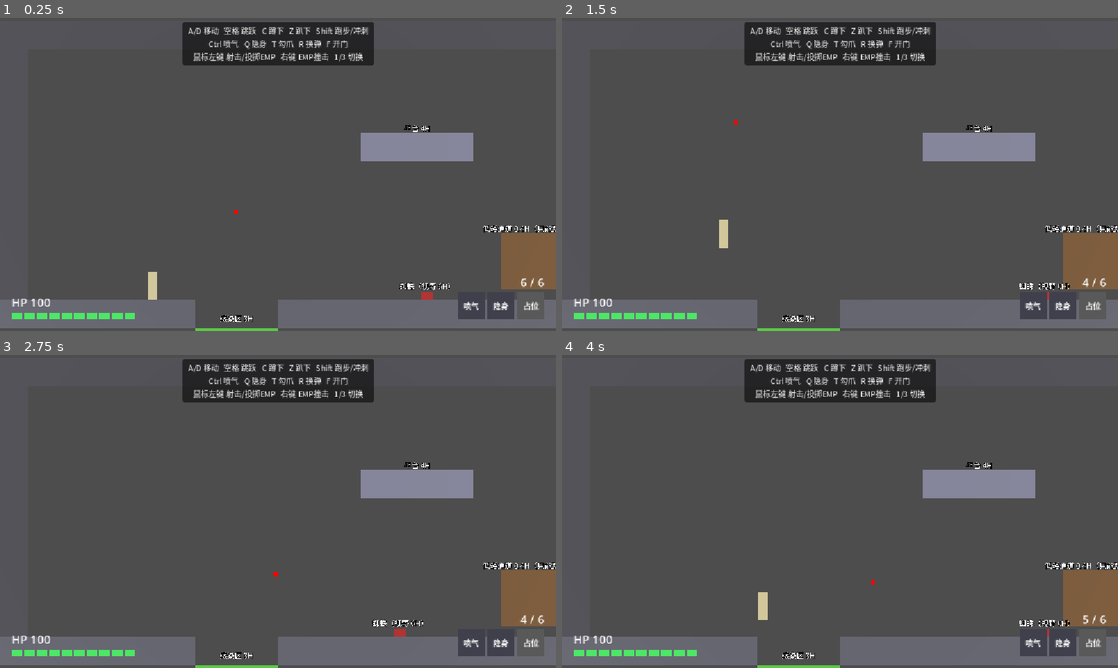
Above: before the commit, frames 1-4 (two rows, left to right).
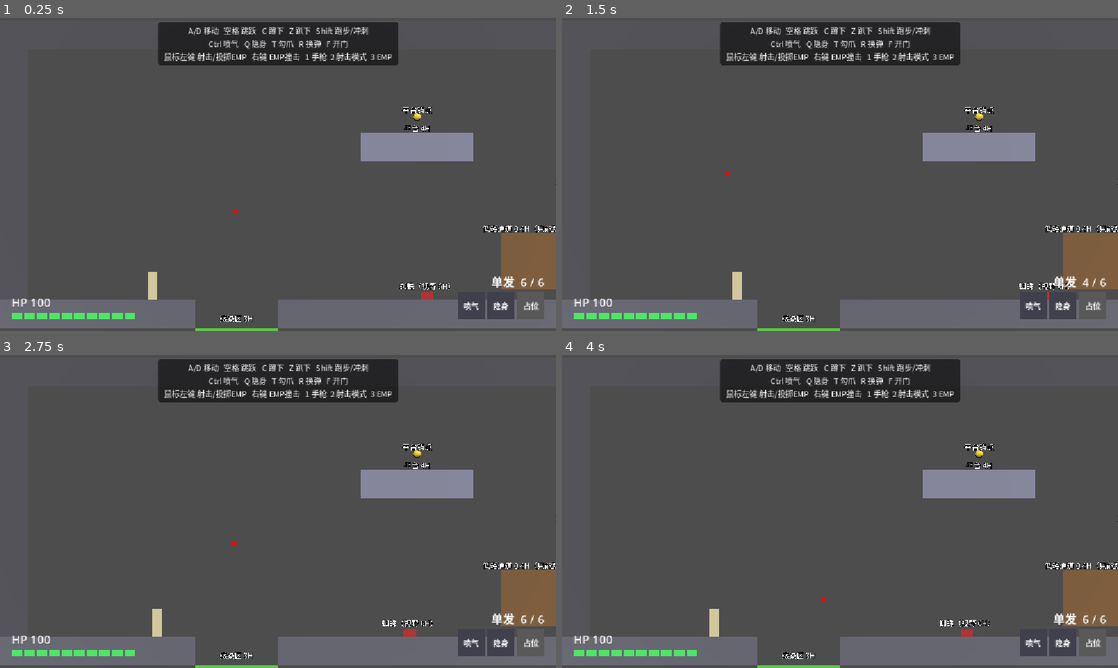
Above: after the commit, the same moments.

Repository: redleaf05812/yx01-prototype
Game: Godot game, scene res://scenes/room_01.tscn
The game is run twice, just before and just after one commit, with the same random seed, the same clock (stepped at 60 frames per second) and the same inputs.
Inputs (mouse positions are in pixels of both pictures, inside the frame that each line leads up to):
- Up to frame 1 (0.25 s): no input
- Up to frame 2 (1.5 s): tap Enter at 0.5 s; move the mouse to (962, 158) at 0.52 s; hold D (move_right) 0.53-1.28 s; hold C (crouch) 0.53-1.28 s; tap Space (jump) at 0.77, 1.07 s; click (962, 158) at 0.8 s; move the mouse to (728, 190) at 1.27 s; hold A (move_left) from 1.28 s (still down); click (728, 190) at 1.35 s
- Up to frame 3 (2.75 s): tap Space (jump) at 1.52, 1.82 s; tap T (grapple) at 1.55, 2.1 s; move the mouse to (333, 442) at 2.02 s; release A (move_left) at 2.03 s; hold D (move_right) from 2.03 s (still down); hold Shift (run) from 2.03 s (still down)
- Up to frame 4 (4 s): move the mouse to (812, 574) at 2.77 s; release Shift (run) at 2.78 s; tap Shift (run) at 2.85 s; click (812, 574) at 2.92 s; tap Space (jump) at 3.02, 3.32, 3.77, 3.8 s; tap 2 (fire_mode, bound only after the commit) at 3.05, 3.6 s; move the mouse to (1006, 558) at 3.52 s; release D (move_right) at 3.53 s; hold A (move_left) from 3.53 s (still down)

The runs differ from the first frame. In frame 1, 2.0% of the frame differs, in the area x 28-100%, y 1-87%; in frame 2, 2.3%; in frame 3, 2.4%; in frame 4, 2.6%, in the area x 26-100%, y 1-90%.

Commit message:
Jump feel (variable height, fast fall, coyote time, jump buffer); grapple anchors as separate objects with hold; walk/run/crouch/crawl speeds; triple-shot fire mode with recoil

Diff:
--- a/scripts/game_config.gd
+++ b/scripts/game_config.gd
@@ -10,15 +10,20 @@
 const H := 1.8                          # 1H = 180 uu
 
 # ---- 玩家移动 ----
-var walk_speed := 2.25                  # 225 uu/s
-var run_speed := 5.62                   # 562 uu/s
-var crouch_speed := 1.35                # 135 uu/s
-var crawl_speed := 0.67                 # 67 uu/s
+var walk_speed := 3.6                   # 自定：原 2.25 太慢，改为 2 H/s
+var run_speed := 3.96                   # 自定：走路 × 1.1
+var crouch_speed := 2.88                # 自定：走路 × 0.8
+var crawl_speed := 2.16                 # 自定：走路 × 0.6
 var jump_velocity := 11.62              # 1162 uu/s (一段跳 1H)
 var gravity := 37.5                     # 3750 uu/s²
 var dash_speed := 16.87                 # 1687 uu/s
 var dash_time := 0.15                   # s
 var dash_cooldown := 0.5                # s
+# 跳跃手感（Metroidvania 式，自定）：满跳高度不变，只改松键截断、下落速度、容错
+var jump_cut_multiplier := 0.5          # 松开跳跃键时上升速度 × 此值（可变跳高）
+var fall_gravity_multiplier := 1.6      # 下落时重力 × 此值（下落更快，手感更干脆）
+var coyote_time := 0.1                  # 离开平台后仍可起跳的时间 (s)
+var jump_buffer_time := 0.1             # 落地前提前按跳跃，落地后自动起跳 (s)
 
 # ---- 玩家体型 (米) ----
 var stand_height := 1.8                 # 1H
@@ -54,6 +59,13 @@
 var pistol_range := 9.0                 # 900 uu (5H)
 var pistol_fire_interval := 0.35        # s
 var pistol_magazine := 6
+# 三连发 / 后坐力（自定）
+var triple_spread_deg := 3.0            # 三连发扇形：左右各偏 3°
+var triple_fire_interval := 0.5         # 三连发射速 (s)
+var recoil_single := 0.05               # 单发后坐力：枪口上抬 (rad，约 2.9°)
+var recoil_triple := 0.09               # 三连发后坐力 (rad，约 5.2°)
+var recoil_max := 0.25                  # 后坐力上限 (rad，约 14°)
+var recoil_recover_per_sec := 0.5       # 后坐力回落速度 (rad/s)
 var reload_time := 1.2                  # s
 
 # ---- EMP ----
--- a/scripts/hud.gd
+++ b/scripts/hud.gd
@@ -36,7 +36,7 @@
 	hint_style.content_margin_bottom = 6
 	hint_panel.add_theme_stylebox_override("panel", hint_style)
 	var hint := Label.new()
-	hint.text = "A/D 移动   空格 跳跃   C 蹲下   Z 趴下   Shift 跑步/冲刺\nCtrl 喷气   Q 隐身   T 勾爪   R 换弹   F 开门\n鼠标左键 射击/投掷EMP   右键 EMP撞击   1/3 切换"
+	hint.text = "A/D 移动   空格 跳跃   C 蹲下   Z 趴下   Shift 跑步/冲刺\nCtrl 喷气   Q 隐身   T 勾爪   R 换弹   F 开门\n鼠标左键 射击/投掷EMP   右键 EMP撞击   1 手枪  2 射击模式  3 EMP"
 	hint.add_theme_font_override("font", Config.cjk_font)
 	hint.add_theme_font_size_override("font_size", 16)
 	hint.horizontal_alignment = HORIZONTAL_ALIGNMENT_CENTER
@@ -114,7 +114,8 @@
 	elif _player.reloading:
 		_ammo_label.text = "换弹中"
 	else:
-		_ammo_label.text = "%d / %d" % [_player.ammo, Config.pistol_magazine]
+		var mode := "三连发" if _player.fire_mode == 1 else "单发"
+		_ammo_label.text = "%s  %d / %d" % [mode, _player.ammo, Config.pistol_magazine]
 
 	_slot_overlays[0].anchor_bottom = clampf(_player.jet_cd_left / Config.jet_cooldown, 0.0, 1.0)
 	_slot_overlays[1].anchor_bottom = clampf(_player.stealth_cd_left / Config.stealth_internal_cooldown, 0.0, 1.0)
--- a/scripts/player.gd
+++ b/scripts/player.gd
@@ -54,6 +54,16 @@
 var _marker_mat: StandardMaterial3D
 var _rope: MeshInstance3D
 var _rope_mesh: ImmediateMesh
+var _grapple_hold := false   # 已勾住：静止挂在锚点上
+var _hold_pos := Vector3.ZERO
+
+# 跳跃容错
+var _coyote_left := 0.0
+var _jump_buffer_left := 0.0
+
+# 射击
+var fire_mode := 0    # 0 = 单发, 1 = 三连发
+var _recoil := 0.0    # 后坐力：枪口上抬的弧度
 
 
 func _ready() -> void:
@@ -82,6 +92,7 @@
 	_add_action("interact", [KEY_F])
 	_add_action("slot_pistol", [KEY_1])
 	_add_action("slot_emp", [KEY_3])
+	_add_action("fire_mode", [KEY_2])
 	_add_mouse_action("fire", MOUSE_BUTTON_LEFT)
 	_add_mouse_action("alt_fire", MOUSE_BUTTON_RIGHT)
 
@@ -202,6 +213,7 @@
 
 func _update_combat(delta: float) -> void:
 	_fire_cd = maxf(0.0, _fire_cd - delta)
+	_recoil = move_toward(_recoil, 0.0, Config.recoil_recover_per_sec * delta)
 	if reloading:
 		_reload_left -= delta
 		if _reload_left <= 0.0:
@@ -212,6 +224,8 @@
 		kind = 0
 	if Input.is_action_just_pressed("slot_emp"):
 		kind = 1
+	if Input.is_action_just_pressed("fire_mode"):
+		fire_mode = 1 - fire_mode
 
 	# 换弹：耗 1 格电，动作 1.2 s；电量不足 1 格不能换弹
 	if Input.is_action_just_pressed("reload") and kind == 0 and not reloading \
@@ -231,14 +245,28 @@
 			_throw_emp(true)
 
 
-# 手枪：瞬时命中（射线），第一个命中的蜘蛛扣血；门和墙挡住子弹
+# 手枪：瞬时命中（射线）。单发：一颗；三连发：三颗扇形，同样只耗 1 发弹药。
+# 后坐力：每次射击枪口向上抬一点，松开后逐渐回落。
 func _fire_pistol() -> void:
 	ammo -= 1
-	_fire_cd = Config.pistol_fire_interval
 	break_stealth()  # 隐身中开枪立刻破隐
 	var chest := _chest()
-	var end: Vector3 = chest + _aim_dir(chest) * Config.pistol_range
-	var q := PhysicsRayQueryParameters3D.create(chest, end)
+	var base := _aim_dir(chest)
+	if fire_mode == 0:
+		_fire_cd = Config.pistol_fire_interval
+		_shoot(chest, _kicked(base, 0.0))
+		_recoil = minf(_recoil + Config.recoil_single, Config.recoil_max)
+	else:
+		_fire_cd = Config.triple_fire_interval
+		var spread := deg_to_rad(Config.triple_spread_deg)
+		for a in [-spread, 0.0, spread]:
+			_shoot(chest, _kicked(base, a))
+		_recoil = minf(_recoil + Config.recoil_triple, Config.recoil_max)
+
+
+func _shoot(from: Vector3, dir: Vector3) -> void:
+	var end := from + dir * Config.pistol_range
+	var q := PhysicsRayQueryParameters3D.create(from, end)
 	q.exclude = [get_rid()]
 	var hit := get_world_3d().direct_space_state.intersect_ray(q)
 	if not hit.is_empty():
@@ -246,7 +274,14 @@
 		var target = hit.collider
 		if target.has_method("take_hit"):
 			target.take_hit(Config.pistol_damage)
-	_spawn_tracer(chest, end)
+	_spawn_tracer(from, end)
+
+
+# 方向 = 原方向旋转扇形偏移 + 向上的后坐力（不论朝左朝右，后坐力都是往上抬）
+func _kicked(dir: Vector3, spread_rad: float) -> Vector3:
+	var side := signf(dir.x) if dir.x != 0.0 else _facing
+	var a := spread_rad + _recoil * side
+	return Vector3(dir.x * cos(a) - dir.y * sin(a), dir.x * sin(a) + dir.y * cos(a), 0.0).normalized()
 
 
 # 子弹轨迹：一闪而过的细条
@@ -377,21 +412,31 @@
 
 
 func _grapple_step(_delta: float) -> void:
-	var to := _grapple_target - global_position
+	# 拉向锚点（用胸口对准锚点）；到达或撞到东西就停下，进入「静止悬挂」状态
+	var to := _grapple_target - _chest()
 	to.z = 0.0
 	if to.length() <= Config.grapple_arrive_distance:
-		_end_grapple()
+		_grab()
 		return
 	velocity = to.normalized() * Config.grapple_speed
 	velocity.z = 0.0
 	move_and_slide()
 	global_position.z = 0.0
 	if get_slide_collision_count() > 0:
-		_end_grapple()
+		_grab()
+
+
+# 勾住后：完全静止（不受重力、不能移动），直到再按 T 松开或按跳跃起跳
+func _grab() -> void:
+	_grapple_active = false
+	_grapple_hold = true
+	_hold_pos = global_position
+	velocity = Vector3.ZERO
 
 
 func _end_grapple() -> void:
 	_grapple_active = false
+	_grapple_hold = false
 	velocity = Vector3.ZERO
 
 
@@ -415,7 +460,21 @@
 	_iframes_left = maxf(0.0, _iframes_left - delta)
 
 	_update_aim()
-	if not _grapple_active and Input.is_action_just_pressed("grapple") and _anchor_valid and not in_tunnel:
+	if _grapple_hold:
+		if Input.is_action_just_pressed("grapple"):
+			_grapple_hold = false  # 再按 T 松开，自由下落
+			_update_rope()
+			return
+		if Input.is_action_just_pressed("jump") and not in_tunnel:
+			_grapple_hold = false  # 按跳跃松开：直接起跳（不耗电）
+			_coyote_left = Config.coyote_time
+			_jumps_left = 2
+		else:
+			velocity = Vector3.ZERO
+			global_position = _hold_pos
+			_update_rope()
+			return
+	if not _grapple_active and not _grapple_hold and Input.is_action_just_pressed("grapple") and _anchor_valid and not in_tunnel:
 		_grapple_active = true
 		_grapple_target = _anchor
 	if _grapple_active:
@@ -464,15 +523,33 @@
 		battery -= Config.jet_battery_cost  # 每次喷气扣 3 格（启动门槛 >= 3 保证不会扣成负数）
 		_jet_dir = _facing
 
+	# 跳跃缓冲 / 土狼时间：离开平台后短时间内仍可起跳；落地前按的跳跃会在落地后执行
+	_coyote_left = maxf(0.0, _coyote_left - delta)
+	if is_on_floor():
+		_coyote_left = Config.coyote_time
+	if Input.is_action_just_pressed("jump"):
+		_jump_buffer_left = Config.jump_buffer_time
+	else:
+		_jump_buffer_left = maxf(0.0, _jump_buffer_left - delta)
+
 	# 跳跃：地面一段 1H；空中二段（总高 2H）需要有电
-	if Input.is_action_just_pressed("jump") and _posture != Posture.PRONE and _jumps_left > 0 \
-			and (is_on_floor() or has_power) and not in_tunnel:
+	if _jump_buffer_left > 0.0 and _posture != Posture.PRONE and _jumps_left > 0 \
+			and (is_on_floor() or _coyote_left > 0.0 or has_power) and not in_tunnel:
 		velocity.y = Config.jump_velocity
 		_jumps_left -= 1
-
-	# 重力
+		_jump_buffer_left = 0.0
+		_coyote_left = 0.0
+
+	# 可变跳高：松开跳跃键时上升被截短
+	if Input.is_action_just_released("jump") and velocity.y > 0.0:
+		velocity.y *= Config.jump_cut_multiplier
+
+	# 重力：下落更快（上升高度不变）
 	if not is_on_floor():
-		velocity.y -= Config.gravity * delta
+		var g := Config.gravity
+		if velocity.y < 0.0:
+			g *= Config.fall_gravity_multiplier
+		velocity.y -= g * delta
 	elif velocity.y < 0.0:
 		velocity.y = 0.0
 
--- a/scripts/room_builder.gd
+++ b/scripts/room_builder.gd
@@ -6,8 +6,6 @@
 
 const COLS := 36
 
-# 只有这些表面可以被勾爪钩住（墙、地、天花板、门不行）
-const GRAPPLE_ANCHORS := ["Platform", "Barrier"]  # 隧道顶不可勾
 const ROWS := 11
 
 # 低矮通道（隧道）占第 18–19 列，净高 0.4H。蜘蛛不能进入。
@@ -30,6 +28,7 @@
 const COLOR_TUNNEL := Color(0.55, 0.4, 0.25)   # .. 低矮通道顶
 const COLOR_INFECTED := Color(0.4, 0.9, 0.3)   # ~ 感染区
 const COLOR_DOOR := Color(0.6, 0.2, 0.8)       # || 侵蚀的门
+const COLOR_ANCHOR := Color(1.0, 0.85, 0.2)    # 勾爪锚点（独立小球）
 
 var H: float
 
@@ -41,14 +40,13 @@
 	_build_kill_zone()
 	_build_tunnel_zone()
 	_build_spider()
+	_build_anchors()
 
 
 # 通用：生成一个带碰撞的长方体。x0..x1, y0..y1 为米，z 厚度 1 格。
 func _add_box(x0: float, x1: float, y0: float, y1: float, color: Color, label: String) -> void:
 	var body := StaticBody3D.new()
 	body.name = label
-	if label in GRAPPLE_ANCHORS:
-		body.add_to_group("grapple_anchor")
 	var depth := H
 	var size := Vector3(x1 - x0, y1 - y0, depth)
 	var center := Vector3((x0 + x1) * 0.5, (y0 + y1) * 0.5, 0.0)
@@ -122,6 +120,37 @@
 	_build_door()
 
 
+# 勾爪锚点：独立小球，只有它们能被勾住（墙、地、平台、阻拦点本身都不能勾）
+func _build_anchors() -> void:
+	_add_anchor(Vector3(15 * H, (ROWS - 4) * H + 1.0, 0.0), "平台锚点")
+	_add_anchor(Vector3(24 * H, 1.8 + 3 * H + 1.0, 0.0), "阻拦点锚点")
+	_add_anchor(Vector3(20.5 * H, 1.8 + 4 * H, 0.0), "空中锚点")
+
+
+func _add_anchor(pos: Vector3, label: String) -> void:
+	var r := 0.25
+	var body := StaticBody3D.new()
+	body.name = "GrappleAnchor"
+	body.add_to_group("grapple_anchor")
+	body.position = pos
+	var mat := StandardMaterial3D.new()
+	mat.albedo_color = COLOR_ANCHOR
+	var sphere := SphereMesh.new()
+	sphere.radius = r
+	sphere.height = r * 2.0
+	sphere.material = mat
+	var mesh_inst := MeshInstance3D.new()
+	mesh_inst.mesh = sphere
+	body.add_child(mesh_inst)
+	var shape := CollisionShape3D.new()
+	var s := SphereShape3D.new()
+	s.radius = r
+	shape.shape = s
+	body.add_child(shape)
+	add_child(body)
+	_name_label(pos + Vector3(0, 0.5, 0), label)
+
+
 # 感染区缺口下方的死亡区：掉进去就回到出生点（玩家脚本接入后替换）。
 func _build_door() -> void:
 	var door := StaticBody3D.new()
